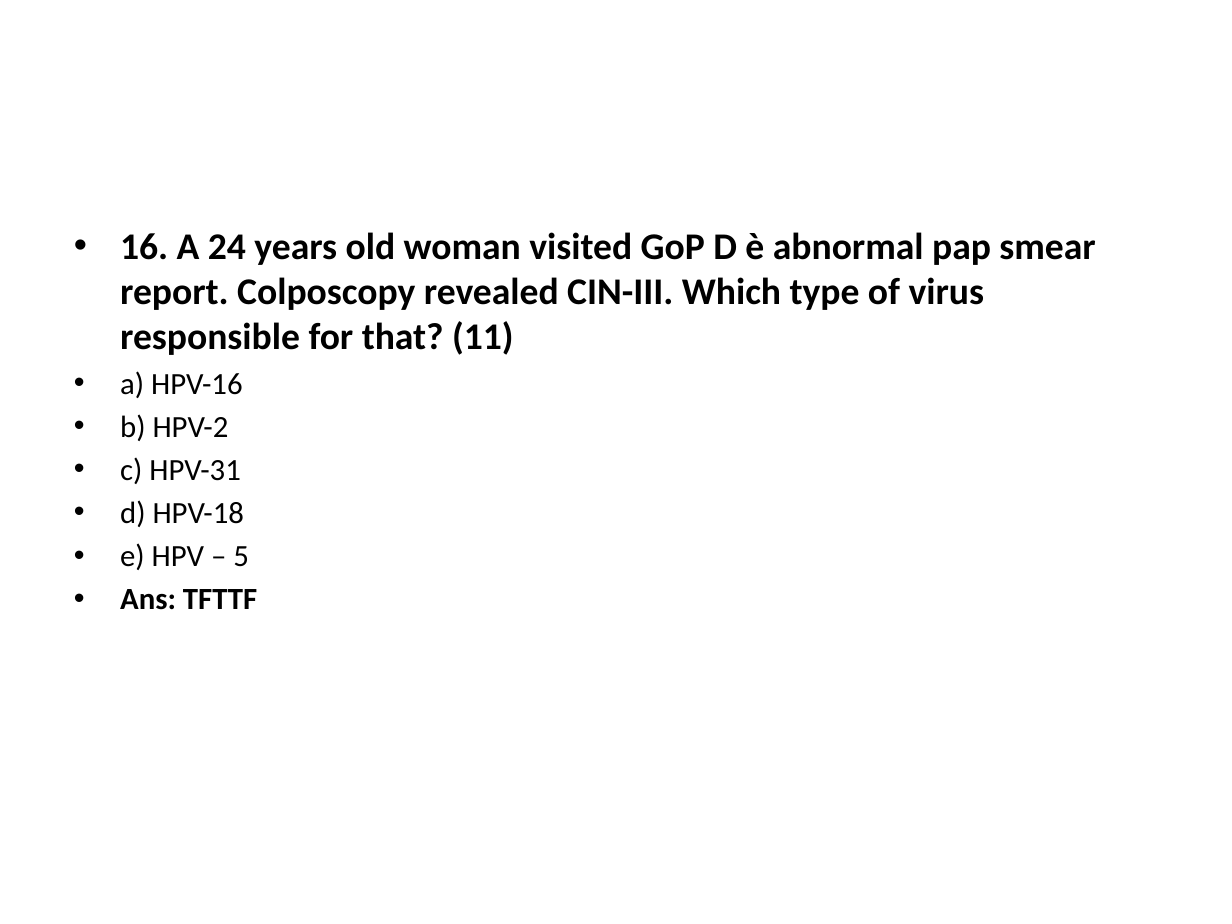
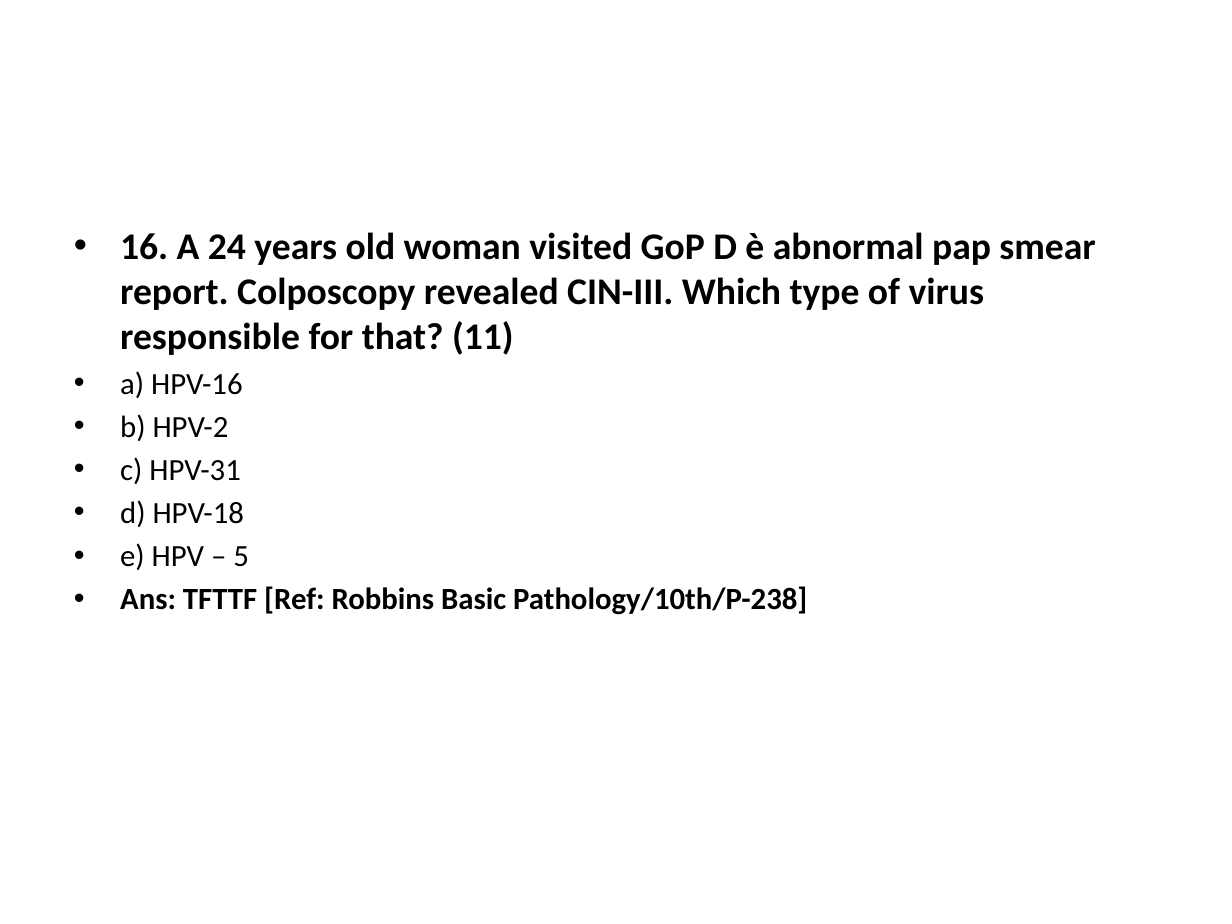
Before and after one commit to jahirulislammolla/exam_power_point, a slide deck: slide 31 of Cell_Injury___Adaptation__Inflammation___Healing___Hemodynamic_Exam__Gynae_July_25__C.pptx. Drawn at 1232x924 pixels with LibreOffice and Linux fonts; fonts in the diff are those of the drawing. Boxes give left, top, right and bottom in pixels: in the first picture for what was removed or moved away, otherwise in the second. Text is boxed around its words. In the diff, an @@ line names an element or a change of style, - is before the commit and + after.

```diff
--- a/Cell_Injury___Adaptation__Inflammation___Healing___Hemodynamic_Exam__Gynae_July_25__C.pptx
+++ b/Cell_Injury___Adaptation__Inflammation___Healing___Hemodynamic_Exam__Gynae_July_25__C.pptx
@@ text at (120, 586, 807, 615): text changed @@
-• Ans: TFTTF
+• Ans: TFTTF [Ref: Robbins Basic Pathology/10th/P-238]
```
Also in this commit, not shown: 90 other slides changed, 11 other files.
